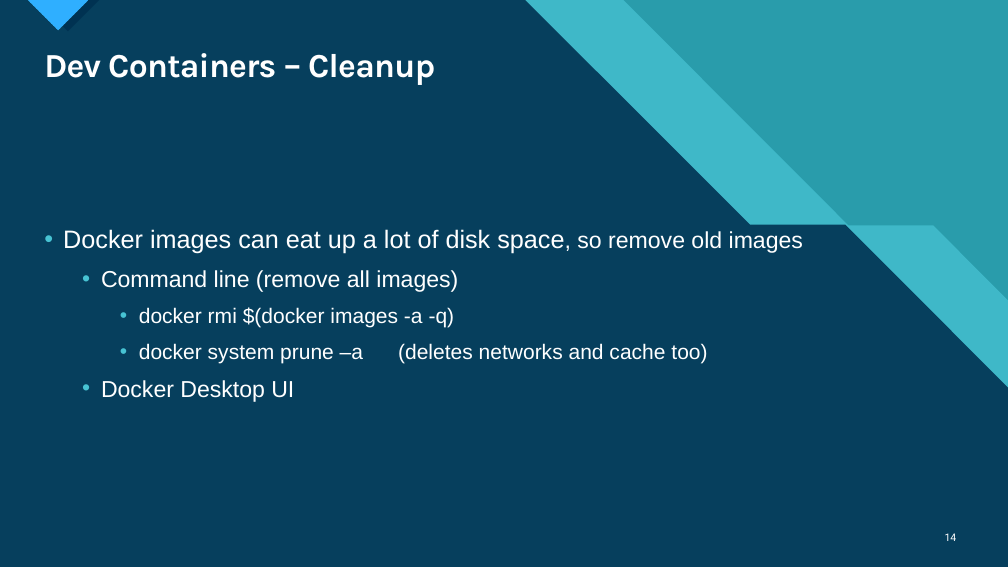
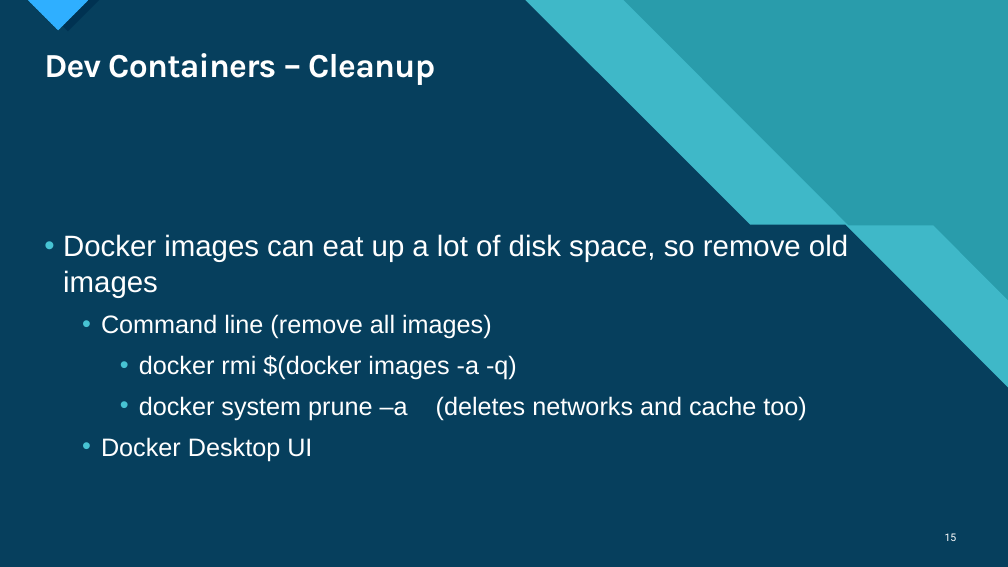
Before and after one commit to deadlydog/Presentation.DevContainersAndGitHubCodespaces, a slide deck: slide 15 of src/Dev Containers and GitHub Codespaces Lunch and Learn.pptx (slide 14 before the commit). Drawn at 1008x567 pixels with LibreOffice and Linux fonts; fonts in the diff are those of the drawing. Boxes give left, top, right and bottom in pixels: in the first picture for what was removed or moved away, otherwise in the second. Text is boxed around its words. In the diff, an @@ line names an element or a change of style, - is before the commit and + after.

```diff
--- a/src/Dev Containers and GitHub Codespaces Lunch and Learn.pptx
+++ b/src/Dev Containers and GitHub Codespaces Lunch and Learn.pptx
@@ text "Docker images can eat up ..." at bbox=[63, 234, 848, 461]: size 24 to 28 pt in "Docker images can eat up a lot ..."; size 22 to 28 pt in "space, so remove old images"; size 22 to 24 pt in "Command line (remove all images)", "Docker Desktop UI"; size 20 to 24 pt in "docker rmi $(docker images -a -q)", "docker system prune –a (deletes networks and ..." @@
@@ page number at bbox=[945, 533, 957, 541]: text changed @@
-14
+15
```
Also in this commit, not shown: 18 other slides changed, 2 slides added, 1 slide removed.
